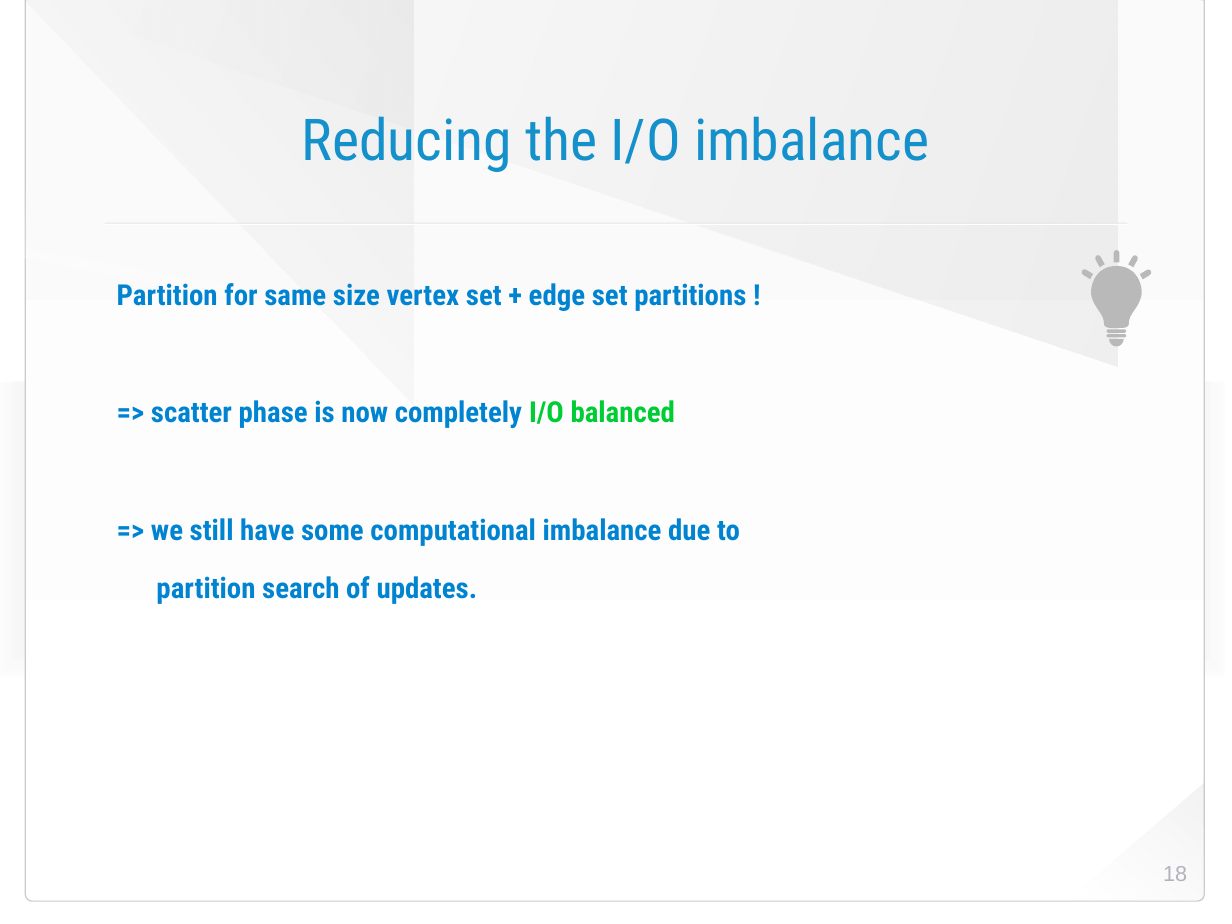
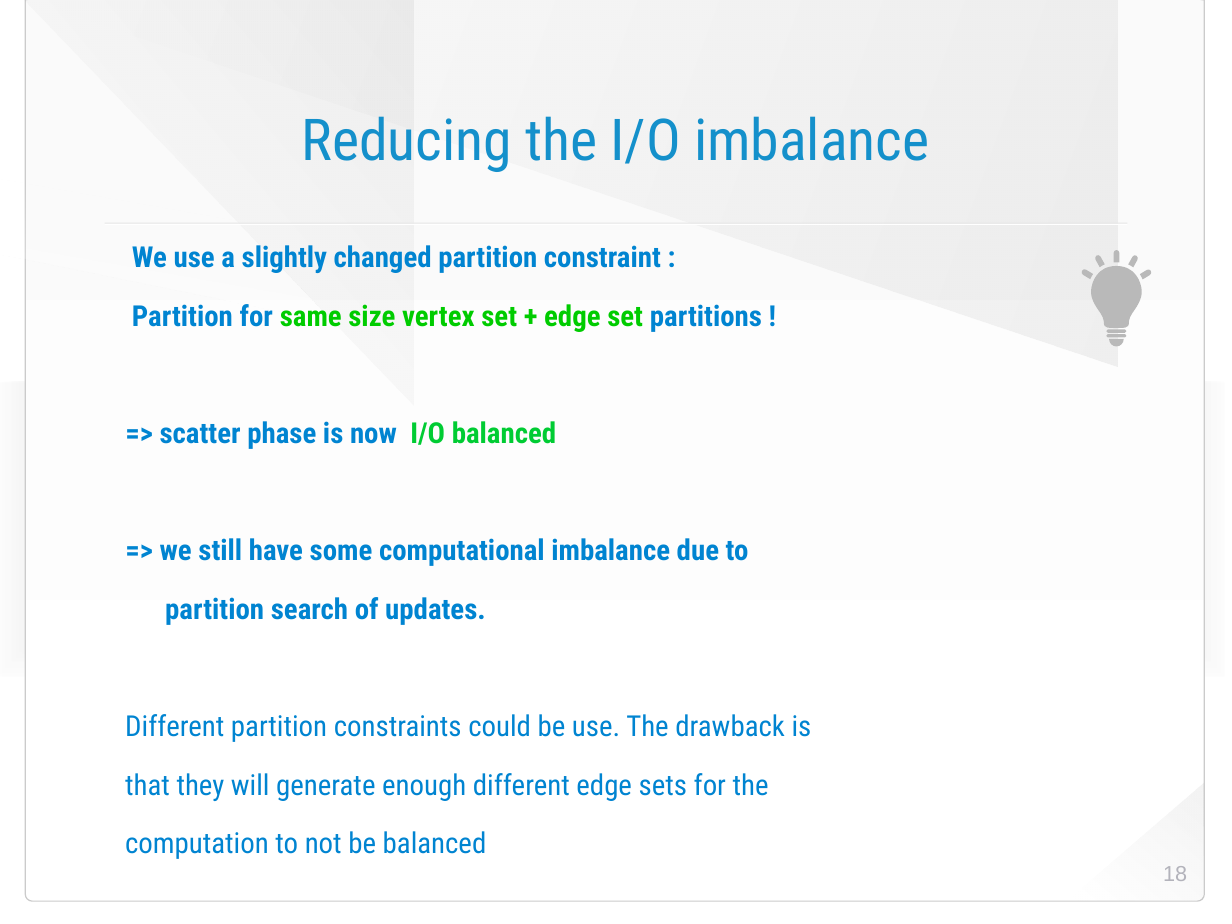
Before and after one commit to HaprianVlad/chaos, a slide deck: slide 18 of presentation.odp. Drawn at 1232x924 pixels with LibreOffice and Linux fonts; fonts in the diff are those of the drawing; background and template pictures are left out. Boxes give left, top, right and bottom in pixels: in the first picture for what was removed or moved away, otherwise in the second. Text is boxed around its words. In the diff, an @@ line names an element or a change of style, - is before the commit and + after.

Commit message:
work on presentation

```diff
--- a/presentation.odp
+++ b/presentation.odp
@@ text "We use a slightly changed ...": place and size @@
-text "We use a slightly changed ..." at (117,283,746,604)
+text "We use a slightly changed ..." at (125,245,812,859)
@@ text at (132,245,661,273): paragraph added @@
+We use a slightly changed partition constraint :
@@ text at (132,304,762,332): text colour #0084D1 to #00CC00 in "same size vertex set + edge set" @@
@@ text at (160,421,556,449): text changed @@
-=> scatter phase is now completely I/O balanced
+=> scatter phase is now I/O balanced
@@ text at (125,714,812,859): paragraphs added @@
+Different partition constraints could be use. The drawback is
+that they will generate enough different edge sets for the
+computation to not be balanced
```
Also in this commit, not shown: 2 other slides changed, 2 slides added, 1 other file.
